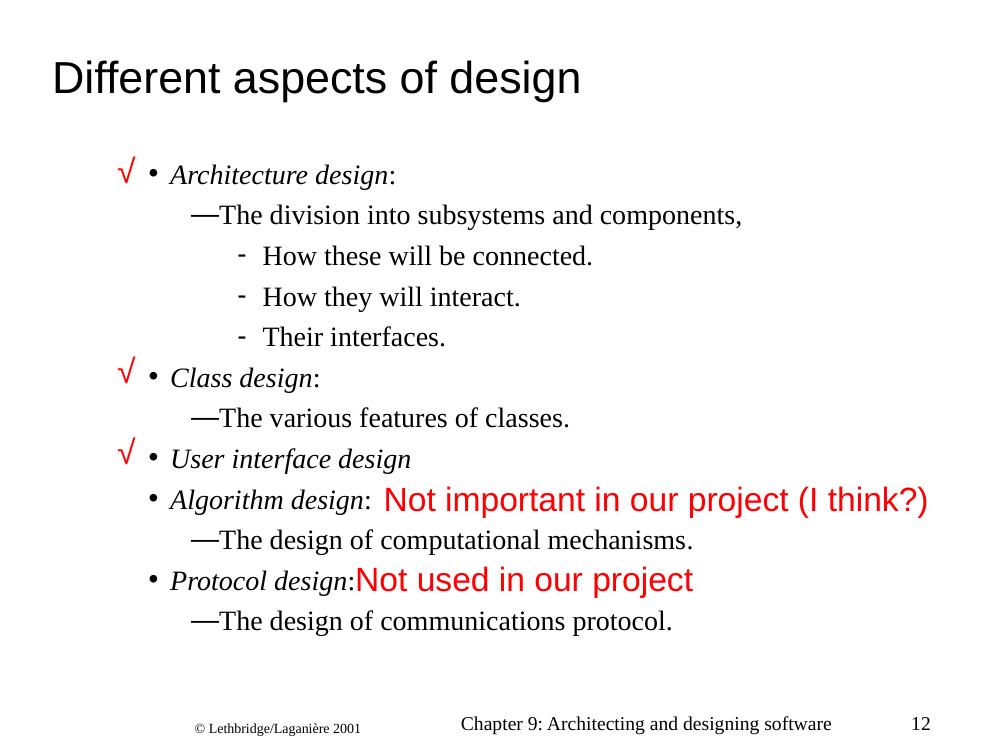
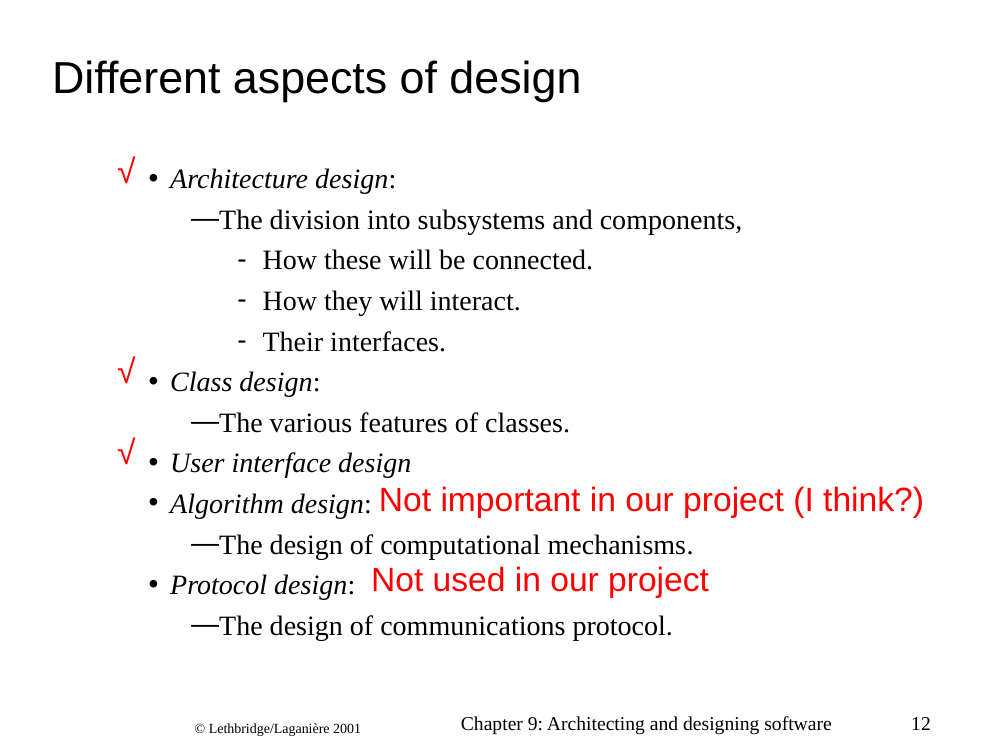
Before and after one commit to cphdat2sem2017-Cos/Week09-15-Project, a slide deck: slide 12 of ArchitectureDays/arch-LethbridgeLaganiere_ch09.ppt. Drawn at 1008x756 pixels with LibreOffice and Linux fonts; fonts in the diff are those of the drawing; background and template pictures are left out. Boxes give left, top, right and bottom in pixels: in the first picture for what was removed or moved away, otherwise in the second. Text is boxed around its words. In the diff, an @@ line names an element or a change of style, - is before the commit and + after.

```diff
--- a/ArchitectureDays/arch-LethbridgeLaganiere_ch09.ppt
+++ b/ArchitectureDays/arch-LethbridgeLaganiere_ch09.ppt
@@ text "Architecture design:": place and size @@
-text "Architecture design:" at (170, 164, 742, 636)
+text "Architecture design:" at (170, 168, 742, 640)
@@ text "Not important in our project ...": place and size @@
-text "Not important in our project ..." at (384, 486, 929, 518)
+text "Not important in our project ..." at (379, 486, 924, 518)
@@ text "Not used in our project": place and size @@
-text "Not used in our project" at (355, 566, 693, 598)
+text "Not used in our project" at (371, 566, 709, 598)
```
Also in this commit, not shown: 8 other slides changed, 1 slide added, 6 other files.
